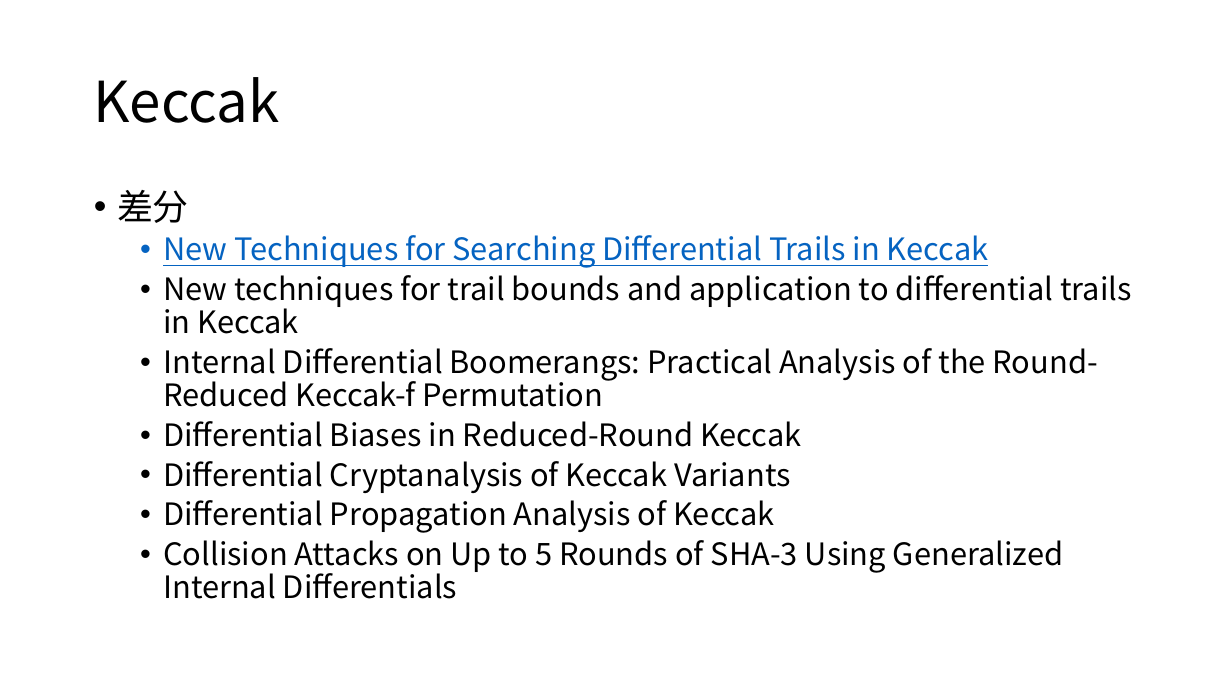
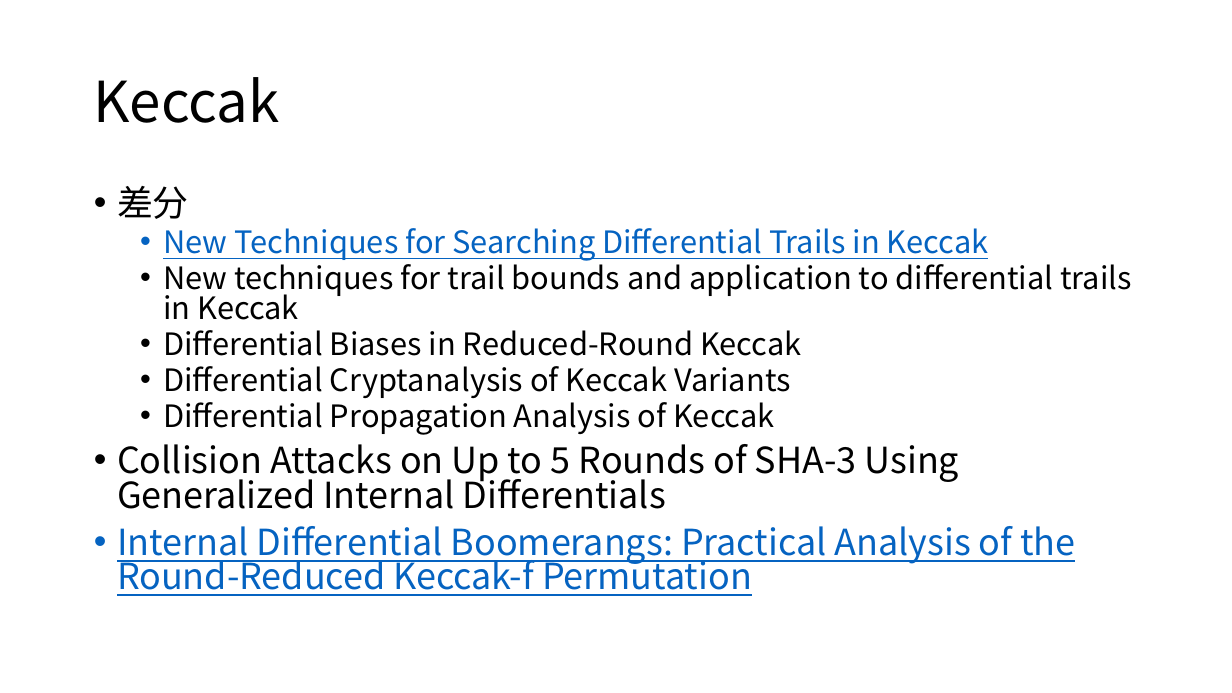
Before and after one commit to dtykira/LWC_finalists, a slide deck: slide 33 of round3.pptx (slide 37 before the commit). Drawn at 1232x693 pixels with LibreOffice and Linux fonts; fonts in the diff are those of the drawing. Boxes give left, top, right and bottom in pixels: in the first picture for what was removed or moved away, otherwise in the second. Text is boxed around its words. In the diff, an @@ line names an element or a change of style, - is before the commit and + after.

```diff
--- a/round3.pptx
+++ b/round3.pptx
@@ text at box(117, 186, 1132, 509): size 24 to 28 pt in "Collision Attacks on Up to 5 Rounds ..."; line spacing 0.9 to 0.8; list level 2 to 1 in "Collision Attacks on Up to ..." @@
@@ text at box(163, 348, 1098, 407): paragraph removed @@
-  • Internal Differential Boomerangs: Practical Analysis of the Round-Reduced Keccak-f Permutation
@@ text at box(117, 526, 1075, 596): paragraph added @@
+• Internal Differential Boomerangs: Practical Analysis of the Round-Reduced Keccak-f Permutation
```
Also in this commit, not shown: 24 other slides changed, 6 slides added, 10 slides removed, 3 other files.
